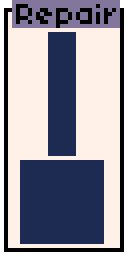
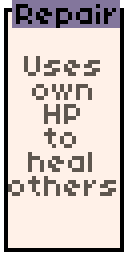
Before/after of a 128px x 256px layered artwork. What changed in the layer stack:
added layer "Uses own HP to heal others" in group "Repair" over [8, 56, 116, 196]
hid "Layer 5 copy" over [20, 160, 104, 244]
hid "Layer 2" over [24, 32, 100, 156]
